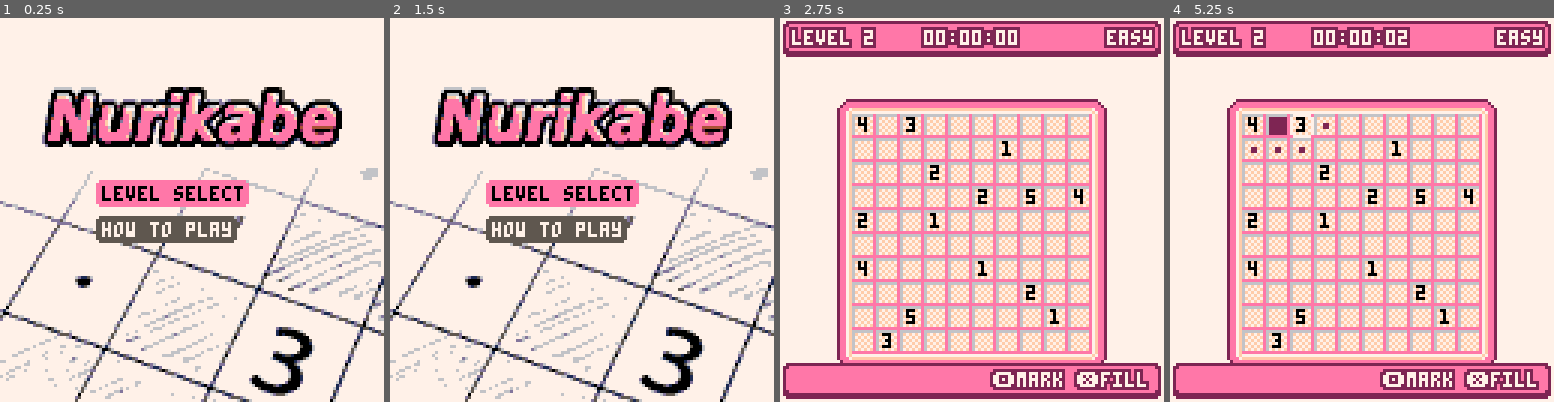
Above: before the commit, frames 1-4 (left to right).
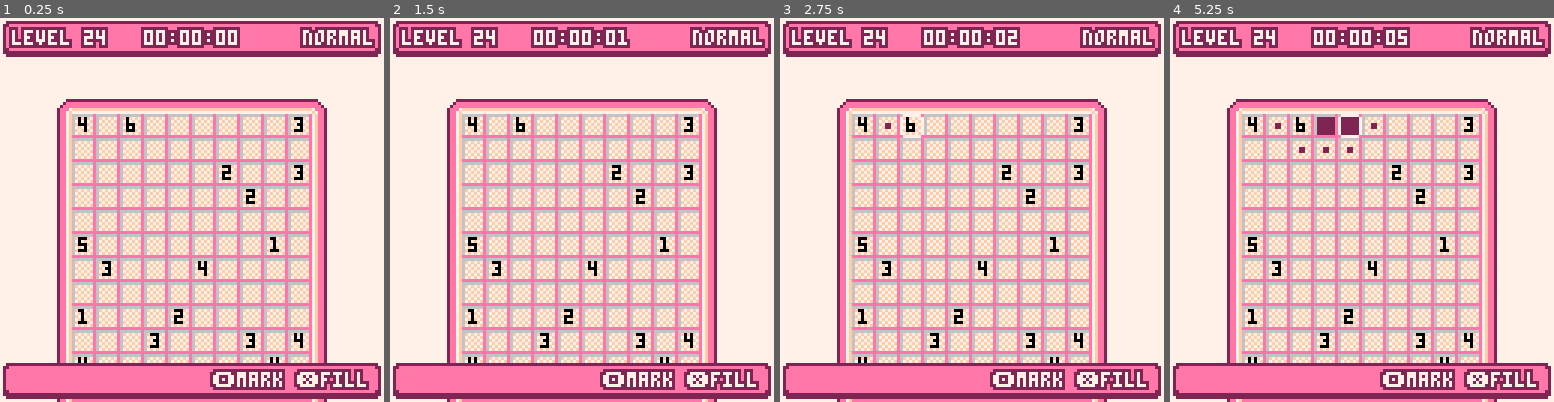
Above: after the commit, the same moments.

Repository: SagePtr/pico-nurikabe
Game: PICO-8 cartridge nurikabe.p8
The game is run twice, just before and just after one commit, with the same random seed, the same clock (stepped at 60 frames per second) and the same inputs.
Inputs:
- Up to frame 1 (0.25 s): no input
- Up to frame 2 (1.5 s): tap X (X key) at 0.33, 1.07 s; tap O (Z key) at 0.7 s
- Up to frame 3 (2.75 s): hold Right 1.6-2.1 s; tap O (Z key) at 1.7, 2.1, 2.5 s; tap X (X key) at 1.85 s; hold Up 2.15-2.42 s; hold Right from 2.47 s (still down)
- Up to frame 4 (5.25 s): tap O (Z key) every 0.4 s from 2.9 to 4.9 s; tap X (X key) at 2.97, 4.08, 5.2 s; release Right at 3.03 s; hold Left 3.08-3.58 s; hold Down 3.63-3.97 s; hold Right 4.02-4.68 s; hold Up 4.73-5.03 s; hold Left from 5.08 s (still down)

The runs differ from the first frame. In frame 1, 60% of the frame differs, in the area x 0-100%, y 0-100%; in frame 2, 60%; in frame 3, 4.1%; in frame 4, 4.9%.

Commit message:
WIP more levels

Diff:
--- a/nurikabe.p8
+++ b/nurikabe.p8
@@ -282,6 +282,48 @@
     islands = {1, 3, 1, 2, 3, 3, 10, 3, 2, 2, 3, 2, 24, 4, 4, 5, 1, 1, 3, 5, 14, 5, 2, 3, 11, 2, 3, 5, 4, 3, 2, 1, 4, 1, 10, 3, 10, 2, 3, 3, 2, 2, 12, 2, 12, 4, 3, 3, 2, 2, 4, 2, 2, 4},
     solution = {}
   },
+  {
+    diff = diff_easy,
+    width = 10,
+    height = 18,
+    islands = {0, 6, 5, 3, 13, 3, 5, 4, 6, 4, 1, 3, 4, 2, 8, 2, 13, 5, 3, 3, 1, 3, 2, 4, 10, 3, 23, 2, 2, 6, 12, 2, 1, 3, 3, 3, 16, 4, 7, 2, 6, 2, 5, 2, 4, 3, 5, 6},
+    solution = {}
+  },
+  {
+    diff = diff_easy,
+    width = 10,
+    height = 18,
+    islands = {1, 4, 1, 3, 2, 2, 1, 3, 19, 6, 3, 2, 14, 2, 4, 5, 1, 2, 1, 4, 11, 2, 13, 2, 1, 3, 3, 3, 13, 3, 4, 3, 5, 2, 6, 3, 6, 4, 8, 3, 7, 2, 17, 2, 8, 6, 3, 6, 1, 3},
+    solution = {}
+  },
+  {
+    diff = diff_easy,
+    width = 10,
+    height = 18,
+    islands = {0, 9, 1, 3, 3, 5, 19, 6, 13, 5, 19, 3, 3, 4, 1, 3, 20, 1, 1, 4, 0, 3, 1, 1, 20, 4, 1, 5, 3, 9, 19, 7, 13, 7, 19, 3, 3, 2, 1, 1},
+    solution = {}
+  },
+  {
+    diff = diff_easy,
+    width = 10,
+    height = 18,
+    islands = {9, 7, 10, 4, 10, 4, 1, 3, 4, 3, 5, 4, 2, 3, 16, 8, 8, 3, 22, 1, 4, 2, 3, 5, 6, 6, 18, 3, 2, 5, 2, 1, 2, 3, 2, 2, 4, 3, 21, 10},
+    solution = {}
+  },
+  {
+    diff = diff_easy,
+    width = 10,
+    height = 18,
+    islands = {0, 3, 13, 3, 1, 3, 3, 1, 15, 3, 5, 2, 14, 9, 2, 1, 3, 5, 19, 9, 12, 6, 1, 4, 20, 3, 1, 5, 2, 10, 24, 9, 14, 5, 13, 4},
+    solution = {}
+  },
+  {
+    diff = diff_normal,
+    width = 10,
+    height = 18,
+    islands = {0, 4, 1, 6, 6, 3, 16, 2, 2, 3, 7, 2, 12, 5, 7, 1, 2, 3, 3, 4, 14, 1, 3, 2, 8, 3, 3, 3, 1, 4, 0, 4, 7, 4, 3, 2, 12, 3, 6, 3, 1, 4, 14, 2, 0, 4, 7, 3, 5, 1, 7, 1, 5, 4},
+    solution = {}
+  }
 }
 
 -- tutorial screens --
@@ -387,11 +429,12 @@
   palt(col_trans, true)
   pointer = make_pointer()
 
-  -- load_level()
-  -- open_level()
+  debug_print("level count is "..#levels)
+  level_id = #levels
+  open_level()
   -- load_solution()
   -- check_solution()
-  open_menu()
+  -- open_menu()
   -- open_level_select()
   -- open_how_to_play()
 end
